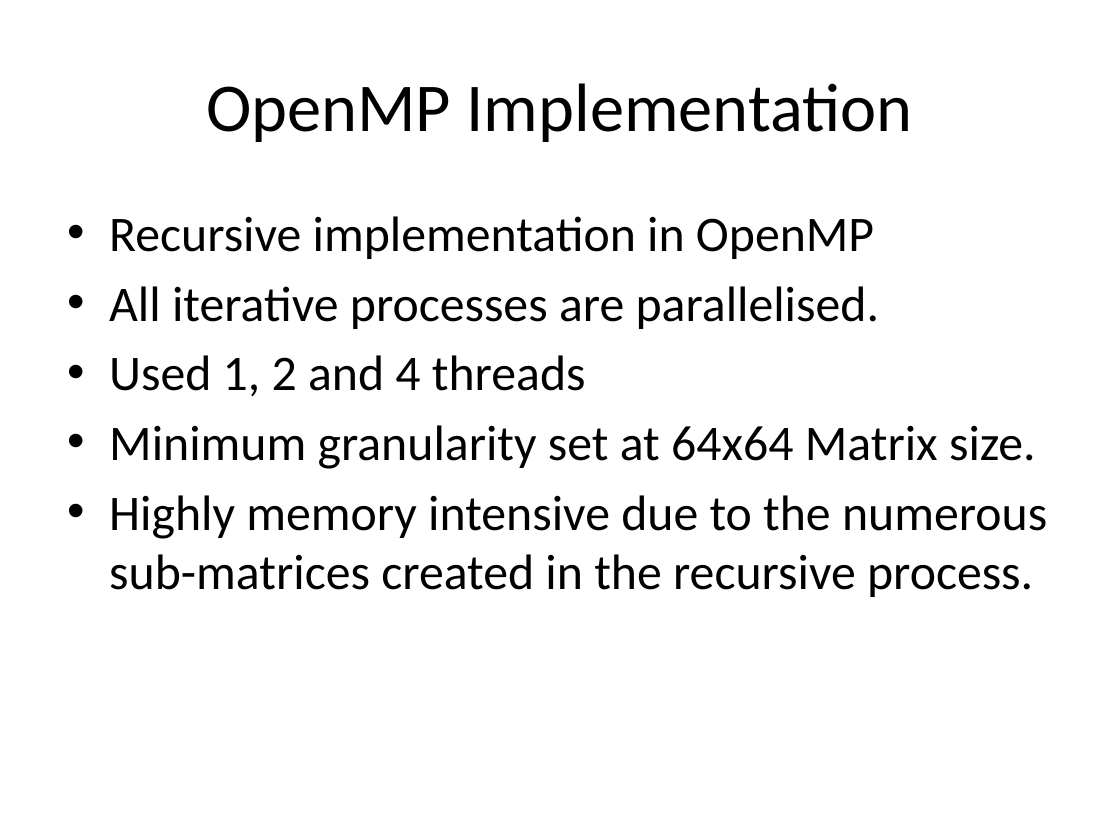
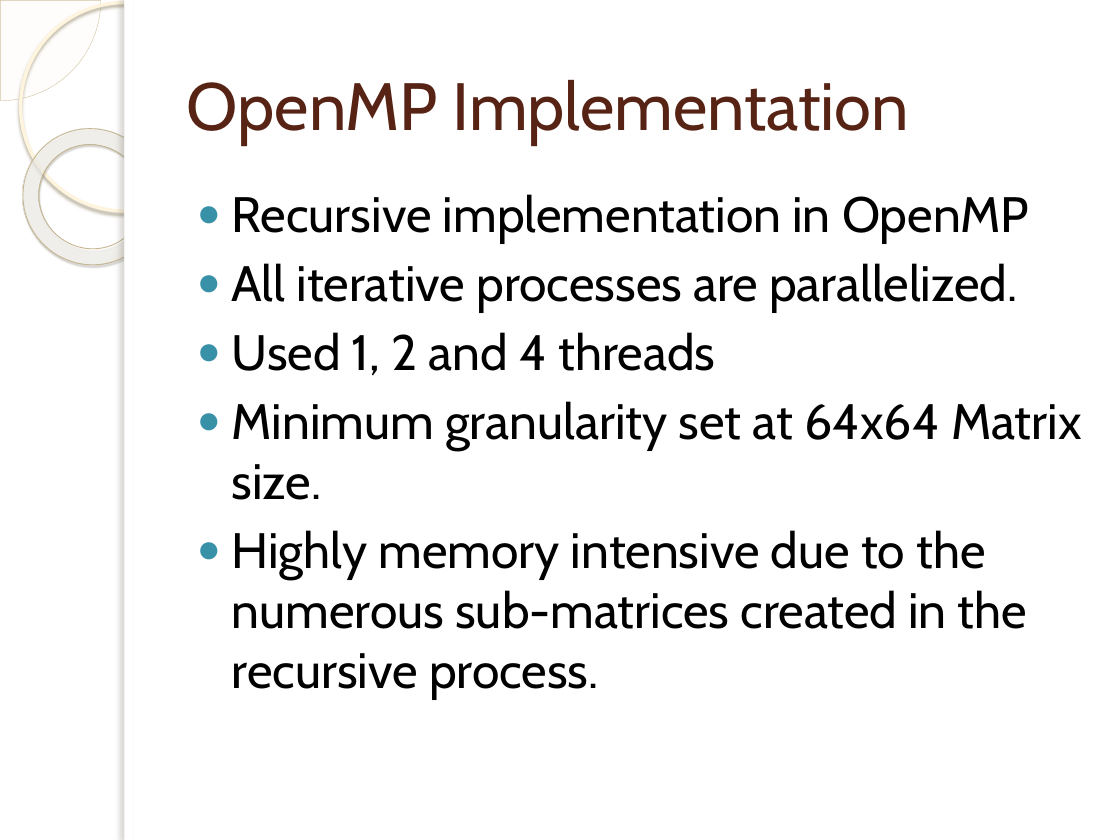
Before and after one commit to pruthvishetty/strassen, a slide deck: slide 6 of Strassen Multiplication Algorithm.pptx. Drawn at 1120x840 pixels with LibreOffice and Linux fonts; fonts in the diff are those of the drawing; background and template pictures are left out. Boxes give left, top, right and bottom in pixels: in the first picture for what was removed or moved away, otherwise in the second. Text is boxed around its words. In the diff, an @@ line names an element or a change of style, - is before the commit and + after.

Commit message:
Updated the powerpoint presentation with plots and results, and set the formatting. Was able to create plots in excel that were easy-ish to read.

```diff
--- a/Strassen Multiplication Algorithm.pptx
+++ b/Strassen Multiplication Algorithm.pptx
@@ pie slice (boxed as its full ellipse) added at (x1=0, y1=0, x2=101, y2=101), fill #FEFAF4 at 33% opacity, outline #D3C39F 0.25 pt @@
@@ ellipse added at (x1=20, y1=2, x2=228, y2=211), outline #FFF5DE 2.15 pt @@
@@ rectangle added at (x1=124, y1=0, x2=1120, y2=840), fill #FFFFFF @@
@@ rectangle added at (x1=124, y1=0, x2=133, y2=840), fill #FFFFFF @@
@@ title "OpenMP Implementation" moved from (x1=206, y1=83, x2=913, y2=142) to (x1=187, y1=80, x2=909, y2=145) @@
@@ title "OpenMP Implementation" at (x1=187, y1=80, x2=909, y2=145): size 44 to 43 pt, font Calibri to Cabin, text colour #000000 to #572314; alignment centre to left @@
@@ donut added at (x1=0, y1=101, x2=187, y2=292), fill gradient #FFFCF6 to #FFFEFB to #F0D28E, outline #C7B893 0.58 pt @@
@@ text "Recursive implementation in OpenMP" moved from (x1=109, y1=216, x2=1047, y2=597) to (x1=232, y1=194, x2=1081, y2=698) @@
@@ text at (x1=232, y1=194, x2=1081, y2=698): font Calibri to Cabin in "Recursive implementation in OpenMP", "Used 1, 2 and 4 threads", "Minimum granularity set at 64x64 Matrix size.", "Highly memory intensive due to the numerous ..."; bullet • to ● @@
@@ text at (x1=232, y1=263, x2=1017, y2=312): text changed; font Calibri to Cabin @@
-• All iterative processes are parallelised.
+● All iterative processes are parallelized.
```
Also in this commit, not shown: 6 other slides changed, 4 slides added, 1 slide removed, 2 other files.
